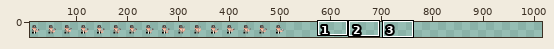
Edited in one commit: sprite sheet (src/assets/Player/Reload.png). The first picture is a wide view before the edit; the outline marks the close-up.
Close-up. Before:
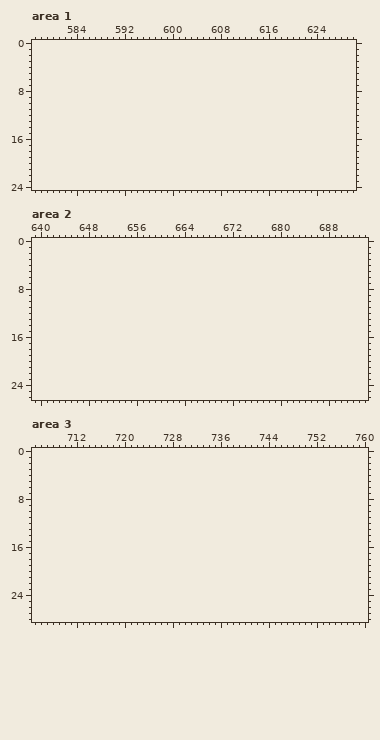
The file is 512x32 pixels. Pixels under 10% opacity are left out. Colours within 5 levels of each other are drawn and written as one. Shown: area 1: x 577..630, y 0..24; area 2: x 639..694, y 0..26; area 3: x 705..760, y 0..28. The old version is drawn lined up with the new one, on the new canvas. The wide view leaves out empty margins. The commit also changed other parts of the picture, which this record leaves out.
Now the later version:
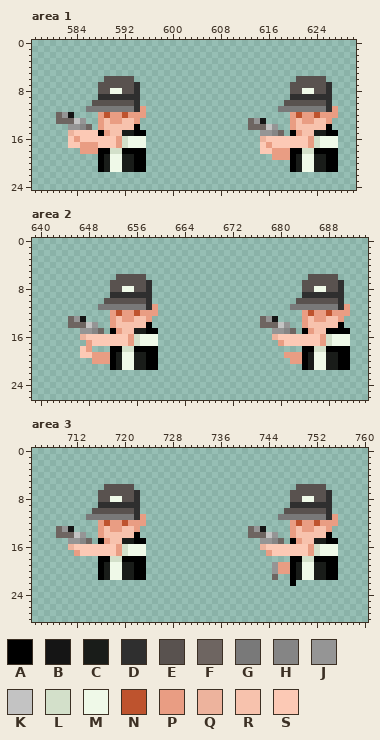
Palette (. is transparent): A #000000  B #151515  C #191c19  D #2f2f2f  E #59524f  F #6e6561  G #797979  H #858585  J #959595  K #c3c3c3  L #d3e0ca  M #eff9e8  N #be532e  P #e99d83  Q #edb39d  R #f7c2ad  S #fcc9b5
Changes in this commit:
canvas 512x32 -> 1024x32
Area 1:
y 6: x 589..593 ..... -> EEEEE; x 621..625 ..... -> EEEEE
y 7: x 588..594 ....... -> EEEEEED; x 620..626 ....... -> EEEEEED
y 8: x 588..594 ....... -> EEMMEED; x 620..626 ....... -> EEMMEED
y 9: x 588..594 ....... -> DDDDDDD; x 620..626 ....... -> DDDDDDD
y 10: x 587..594 ........ -> EEEEEEED; x 619..626 ........ -> EEEEEEED
y 11: x 586..595 .......... -> GGGGGGGGDP; x 618..627 .......... -> GGGGGGGGDP
y 12: x 581..583 ... -> FJB; x 588..595 ........ -> PNPPNPPP; x 620..627 ........ -> PNPPNPPP
y 13: x 581..585 ..... -> FFFKJ; x 588..594 ....... -> PRPPRRP; x 613..615 ... -> FJB; x 620..626 ....... -> PRPPRRP
y 14: x 583..586 .... -> JJHF; x 588..594 ....... -> PRRRRRA; x 613..617 ..... -> FFFKJ; x 620..626 ....... -> PRRRRRA
y 15: x 583..595 ............. -> QSSSSAPRRCCAA; x 615..618 .... -> JJHF; x 620..627 ........ -> APRRCCAA
y 16: x 583..595 ............. -> SPSSSSSSPLMMM; x 615..627 ............. -> QSSSSSSSPLMMM
y 17: x 583..595 ............. -> SSPPPSSSPLMMM; x 615..627 ............. -> SPSSSSSSPLMMM
y 18: x 585..595 ........... -> PPPAALLAAAA; x 615..627 ............. -> SSPPPAALLAAAA
y 19: x 588..595 ........ -> ACMMCCAA; x 617..627 ........... -> PPPACMMCCAA
y 20..21: x 588..595 ........ -> ACMMCCAA; x 620..627 ........ -> ACMMCCAA
Area 2:
y 6: x 653..657 ..... -> EEEEE; x 685..689 ..... -> EEEEE
y 7: x 652..658 ....... -> EEEEEED; x 684..690 ....... -> EEEEEED
y 8: x 652..658 ....... -> EEMMEED; x 684..690 ....... -> EEMMEED
y 9: x 652..658 ....... -> DDDDDDD; x 684..690 ....... -> DDDDDDD
y 10: x 651..658 ........ -> EEEEEEED; x 683..690 ........ -> EEEEEEED
y 11: x 650..659 .......... -> GGGGGGGGDP; x 682..691 .......... -> GGGGGGGGDP
y 12: x 652..659 ........ -> PNPPNPPP; x 684..691 ........ -> PNPPNPPP
y 13: x 645..647 ... -> FJB; x 652..658 ....... -> PRPPRRP; x 677..679 ... -> FJB; x 684..690 ....... -> PRPPRRP
y 14: x 645..649 ..... -> FFFKJ; x 652..658 ....... -> PRRRRRA; x 677..681 ..... -> FFFKJ; x 684..690 ....... -> PRRRRRA
y 15: x 647..650 .... -> JJHF; x 652..659 ........ -> APRRCCAA; x 679..682 .... -> JJHF; x 684..691 ........ -> APRRAAAA
y 16: x 647..659 ............. -> QSSSSSSSPLMMM; x 679..691 ............. -> QSSSSSSSPLMMM
y 17: x 648..659 ............ -> PSSSSSSPLMMM; x 680..691 ............ -> PSSSSSSPLMMM
y 18: x 647..648 .. -> SP; x 652..659 ........ -> AALLAAAA; x 684..691 ........ -> AALLAAAA
y 19: x 647..659 ............. -> SSPPPACMMCCAA; x 681..691 ........... -> PPPACMMCCAA
y 20: x 649..659 ........... -> PPPACMMCCAA; x 682..691 .......... -> PPACMMCCAA
y 21: x 652..659 ........ -> ACMMCCAA; x 684..691 ........ -> ACMMCCAA
Area 3:
y 6: x 717..721 ..... -> EEEEE; x 749..753 ..... -> EEEEE
y 7: x 716..722 ....... -> EEEEEED; x 748..754 ....... -> EEEEEED
y 8: x 716..722 ....... -> EEMMEED; x 748..754 ....... -> EEMMEED
y 9: x 716..722 ....... -> DDDDDDD; x 748..754 ....... -> DDDDDDD
y 10: x 715..722 ........ -> EEEEEEED; x 747..754 ........ -> EEEEEEED
y 11: x 714..723 .......... -> GGGGGGGGDP; x 746..755 .......... -> GGGGGGGGDP
y 12: x 716..723 ........ -> PNPPNPPP; x 748..755 ........ -> PNPPNPPP
y 13: x 709..711 ... -> FJB; x 716..722 ....... -> PRPPRRP; x 741..743 ... -> FJB; x 748..754 ....... -> PRPPRRP
y 14: x 709..713 ..... -> FFFKJ; x 716..722 ....... -> PRRRRRA; x 741..745 ..... -> FFFKJ; x 748..754 ....... -> PRRRRRA
y 15: x 711..714 .... -> JJHF; x 716..723 ........ -> APRRCCAA; x 743..746 .... -> JJHF; x 748..755 ........ -> APRRCCAA
y 16: x 711..723 ............. -> QSSSSSSSPLMMM; x 743..755 ............. -> QSSSSSSSPLMMM
y 17: x 712..723 ............ -> PSSSSSSPLMMM; x 744..755 ............ -> PSSSSSSPLMMM
y 18: x 716..723 ........ -> AALLAAAA; x 748..755 ........ -> AALLAAAA
y 19..20: x 716..723 ........ -> ACMMCCAA; x 745..755 ........... -> JPPACMMCCAA
y 21: x 716..723 ........ -> ACMMCCAA; x 745 . -> F; x 748..755 ........ -> ACMMCCAA
y 22: x 748 . -> A
Where, in picture pixels (left, top, right, bottom), the same in both close-ups:
added: (56, 76, 146, 172)
added: (248, 76, 338, 172)
added: (68, 274, 158, 370)
added: (260, 274, 350, 370)
added: (56, 484, 146, 580)
added: (248, 484, 338, 586)
